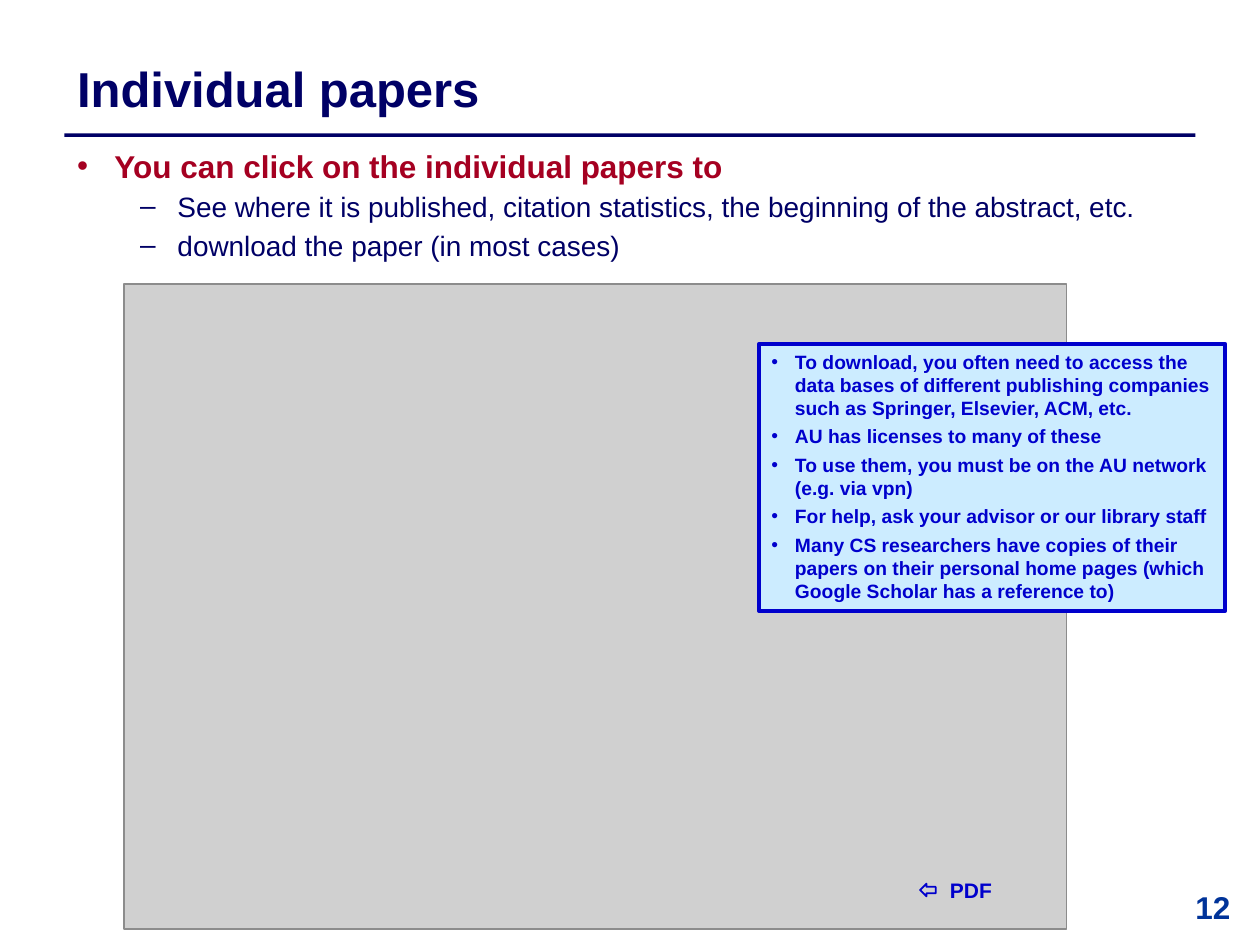
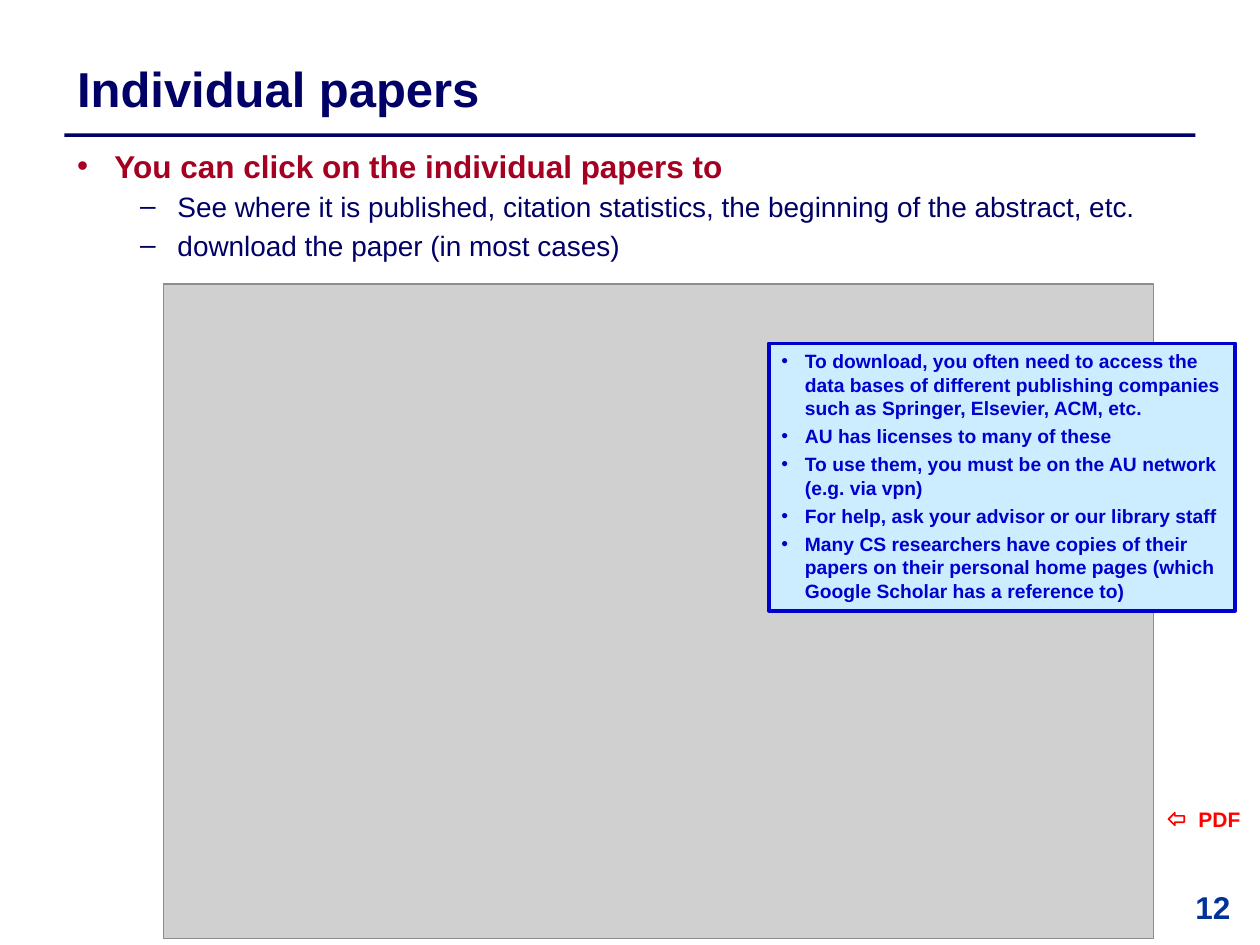
Before and after one commit to IntProgAU/Materiale, a slide deck: slide 12 of web/b25/3 Publication Traditions.pptx. Drawn at 1260x945 pixels with LibreOffice and Linux fonts; fonts in the diff are those of the drawing; grey boxes stand for pictures. Boxes give left, top, right and bottom in pixels: in the first picture for what was removed or moved away, otherwise in the second. Text is boxed around its words. In the diff, an @@ line names an element or a change of style, - is before the commit and + after.

```diff
--- a/web/b25/3 Publication Traditions.pptx
+++ b/web/b25/3 Publication Traditions.pptx
@@ picture: place and size @@
-picture at bbox=[123, 284, 1066, 929]
+picture at bbox=[164, 284, 1154, 939]
@@ rectangle "To download, you often need ...": place and size @@
-rectangle "To download, you often need ..." at bbox=[759, 344, 1225, 611]
+rectangle "To download, you often need ..." at bbox=[769, 344, 1235, 611]
@@ text "PDF": place and size @@
-text "PDF" at bbox=[950, 883, 992, 898]
+text "PDF" at bbox=[1198, 812, 1240, 827]
@@ text "PDF" at bbox=[1198, 812, 1240, 827]: text colour #0000CC to #FF0000 @@
@@ right arrow: place and size @@
-right arrow at bbox=[920, 883, 935, 896]
+right arrow at bbox=[1168, 813, 1183, 825]
@@ right arrow at bbox=[1168, 813, 1183, 825]: outline #0000CC 1 pt to #FF0000 1 pt @@
```
Also in this commit, not shown: 4 other slides changed.
